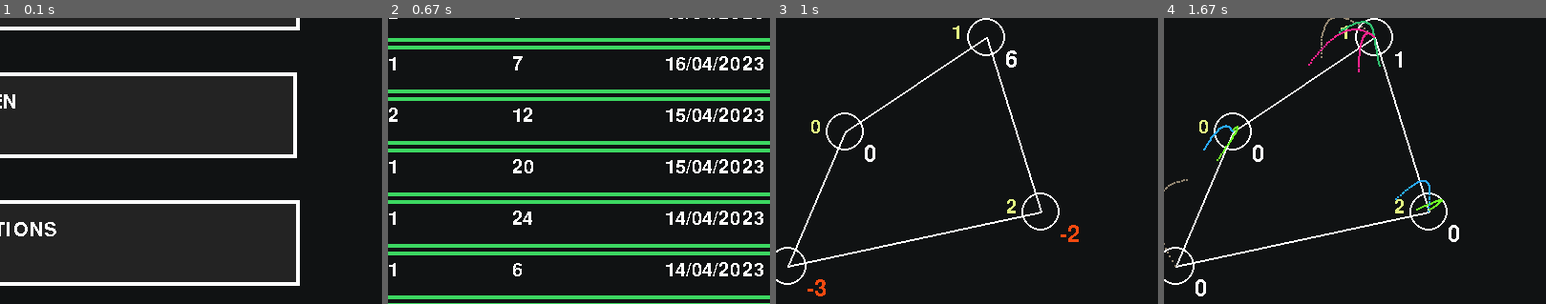
Above: before the commit, frames 1-4 (left to right).
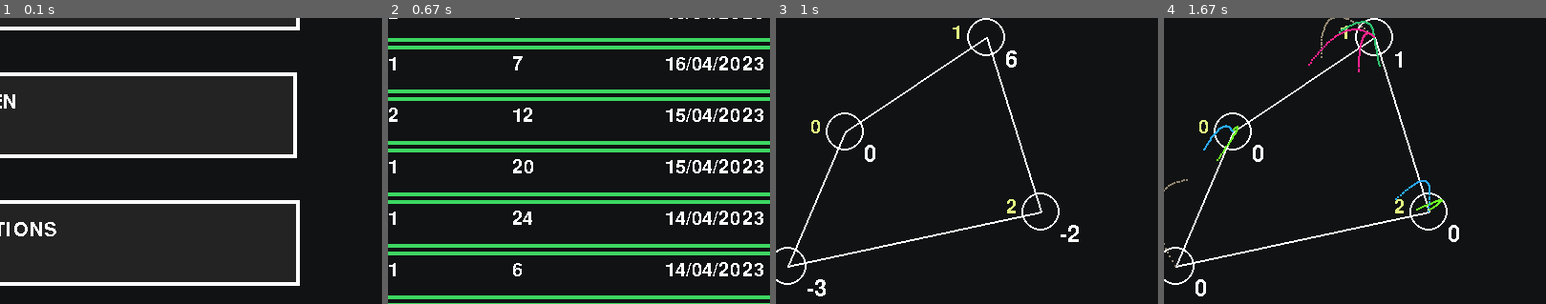
Above: after the commit, the same moments.

Repository: rayannott/dollargame
Game: pygame game, started from main.py
Two runs of this game, one before a commit and one after it. Both use one fixed random seed, a clock stepped at 60 frames per second and the inputs below.
Inputs:
- Up to frame 1 (0.1 s): no input
- Up to frame 2 (0.67 s): click "OPEN" at 0.38 s
- Up to frame 3 (1 s): click "random" at 0.72 s
- Up to frame 4 (1.67 s): click "Best" at 1.05 s; tap Enter at 1.33 s
The pictures show only the part of the screen within x 36-86%, y 22-72%; the shares and areas given below are measured in that part.

Frames 1-2 are identical in both runs. In frame 3, 0.2% of the frame differs, in the area x 8-80%, y 72-98%; in frame 4, nothing differs.

Commit message:
render.blit...() -> blit()

Diff:
--- a/pygame_setup.py
+++ b/pygame_setup.py
@@ -16,6 +16,9 @@
 my_font_bigger = pygame.font.SysFont(FONT_DIR, 36)
 my_font_hover = pygame.font.SysFont(FONT_DIR, 26)
 
+def blit(text, position, color='#FFFFFF', font=my_font):
+    screen.blit(font.render(text, False, color), position)
+
 def create_panels(df):
     panels = []
     for dat in df:
@@ -31,10 +34,9 @@
 
 def display_prev_stats(game_number, best=None):
     dots = '...'
-    screen.blit(my_font.render(
-        f'Game #{game_number if game_number is not None else dots}', False, GREEN), (20, 110))
+    blit(f'Game #{game_number if game_number is not None else dots}', (20, 110), GREEN)
     if not best is None:
-        screen.blit(my_font.render(f'Best = {best}', False, GREEN), (20, 130))
+        blit(f'Best = {best}', (20, 130), GREEN)
 
 
 def display_labels(G, sandbox, num_moves=None, y_shift_genus_bank=False):
@@ -42,29 +44,21 @@
     for n in G.nodes():
         current_value = G.nodes[n]['val']
         pos = G.nodes[n]['pos']
-        screen.blit(my_font_bigger.render(str(current_value), False,
-                    THEME['def'] if current_value >= 0 else RED), (pos[0]+20, pos[1]+12))
+        blit(str(current_value), (pos[0]+20, pos[1]+12), THEME['def'], my_font_bigger)
         if OPTIONS['show_node_ids']:
-            text_node_indices = my_font.render(
-                str(n), False, THEME['indices_text'])
-            screen.blit(text_node_indices, (pos[0]-36, pos[1]-14))
+            blit(str(n), (pos[0]-36, pos[1]-14), THEME['indices_text'])
 
     # display parameters (genus, bank) and indicator
     shift = 90 if y_shift_genus_bank else 0
-    screen.blit(my_font.render(
-        f'GENUS = {G.genus}', False, THEME['def']), (20, 40 + shift))
-    screen.blit(my_font.render(
-        f'BANK = {G.bank}', False, THEME['def']), (20, 60 + shift))
+    blit(f'GENUS = {G.genus}', (20, 40 + shift), THEME['def'])
+    blit(f'BANK = {G.bank}', (20, 60 + shift), THEME['def'])
 
     # sandbox if .. True else game
     if sandbox:
         valid = is_game_valid(G)
-        screen.blit(my_font.render(
-            'valid' if valid else 'invalid', False, GREEN if valid else RED), (20, 80))
-    else:
-        if not y_shift_genus_bank:
-            screen.blit(my_font.render(
-                f'MOVES = {num_moves}', False, THEME['def']), (20, 80 + shift))
+        blit('valid' if valid else 'invalid', (20, 80), GREEN if valid else RED)
+    elif not y_shift_genus_bank:
+        blit(f'MOVES = {num_moves}', (20, 80 + shift), THEME['def'])
 
 
 def display_nodes_edges(G, node_to_highlight):
--- a/windows/game.py
+++ b/windows/game.py
@@ -168,22 +168,15 @@
         anim.draw(screen)
         anim.tick()
 
-        screen.blit(my_font.render(
-            f'[{kb_controls if kb_controls != -1 else (prev_node_index if prev_node_index is not None else "")}]',
-            False, '#FFFFFF'),
-            (10, HEIGHT-24))
+        blit(f'[{kb_controls if kb_controls != -1 else (prev_node_index if prev_node_index is not None else "")}]', (10, HEIGHT-24), '#FFFFFF')
 
         if moves_best is not None and OPTIONS['show_best_possible']:
             btn_best.draw(screen, my_font)
-            screen.blit(my_font.render(
-                f'best possible', False, YELLOW), (20, 157))
-            screen.blit(my_font.render(
-                f'score: {min_num_moves}', False, YELLOW), (20, 175))
-
+            blit(f'best possible', (20, 157), YELLOW)
+            blit(f'score: {min_num_moves}', (20, 175), YELLOW)
             if show_best_moves:
                 for i, hint in enumerate(show_instruction(moves_best)):
-                    screen.blit(default_font.render(f'{hint}', False, YELLOW),
-                                (15 + i//10 * 72, 193 + (i-i//10*10)*18))
+                    blit(f'{hint}', (15 + i//10 * 72, 193 + (i-i//10*10)*18), YELLOW, default_font)
 
         # orange outline (when not solved)
         pygame.draw.rect(screen, THEME['playing_outline'] if not is_victory else THEME['won_outline'], [
--- a/windows/open.py
+++ b/windows/open.py
@@ -112,19 +112,12 @@
         btn_shiftup.draw(screen, my_font)
 
         display_panels(panels9)
-        screen.blit(my_font.render('Game #', False,
-                                   THEME['def']), (15+10, 15))
-        screen.blit(my_font.render('Nodes/Edges', False,
-                                   THEME['def']), (15+130, 15))
-        screen.blit(my_font.render('# of plays', False,
-                                   THEME['def']), (15+270, 15))
-        screen.blit(my_font.render('Least # of moves',
-                                   False, THEME['def']), (15+400, 15))
-        screen.blit(my_font.render('Date created', False,
-                                   THEME['def']), (15+575, 15))
-        screen.blit(my_font.render(
-            f'{kb_controls if kb_controls != -1 else ""}',
-            False, GREEN if existing_game_file else RED), (608, 562))
+        blit('Game #', (15+10, 15), THEME['def'])
+        blit('Nodes/Edges', (15+130, 15), THEME['def'])
+        blit('# of plays', (15+270, 15), THEME['def'])
+        blit('Least # of moves', (15+400, 15), THEME['def'])
+        blit('Date created', (15+575, 15), THEME['def'])
+        blit(f'{kb_controls if kb_controls != -1 else ""}', (608, 562), GREEN if existing_game_file else RED)
 
         pygame.draw.rect(screen, THEME['def'], [10, 10, 780, 530], 4)
 
--- a/windows/options.py
+++ b/windows/options.py
@@ -159,20 +159,13 @@
 
         # some text
         x, y = btn_show_ind.topleft
-        screen.blit(my_font.render(str(OPTIONS['show_node_ids']), False, GREEN if OPTIONS['show_node_ids'] else RED),
-                    (x + btn_show_ind.size[0] + 5, y + 13))
-        screen.blit(my_font.render(str(OPTIONS['show_best_possible']), False, GREEN if OPTIONS['show_best_possible'] else RED),
-                    (x + btn_show_ind.size[0] + 5, y + 60))
-        screen.blit(my_font.render(OPTIONS['sort_by'], False, THEME['def']),
-                    (x + btn_show_ind.size[0] + 5, y + 108))
-        screen.blit(my_font.render(OPTIONS['layout'], False, THEME['def']),
-                    (x + btn_show_ind.size[0] + 5, y + 160))
-        screen.blit(my_font.render(OPTIONS['theme'], False, THEME['def']),
-                    (x + btn_show_ind.size[0] + 5, y + 210))
-        screen.blit(my_font.render(str(OPTIONS['wiggle']), False, GREEN if OPTIONS['wiggle'] else RED),
-                    (x + btn_show_ind.size[0] + 5, y + 260))
-        screen.blit(my_font.render(str(OPTIONS['bezier_animation']), False, GREEN if OPTIONS['bezier_animation'] else RED),
-                    (x + btn_show_ind.size[0] + 5, y + 310))
+        blit(str(OPTIONS['show_node_ids']), (x + btn_show_ind.size[0] + 5, y + 13), GREEN if OPTIONS['show_node_ids'] else RED)
+        blit(str(OPTIONS['show_best_possible']), (x + btn_show_ind.size[0] + 5, y + 60), GREEN if OPTIONS['show_best_possible'] else RED)
+        blit(OPTIONS['sort_by'], (x + btn_show_ind.size[0] + 5, y + 108), THEME['def'])
+        blit(OPTIONS['layout'], (x + btn_show_ind.size[0] + 5, y + 160))
+        blit(OPTIONS['theme'], (x + btn_show_ind.size[0] + 5, y + 210), THEME['def'])
+        blit(str(OPTIONS['wiggle']), (x + btn_show_ind.size[0] + 5, y + 260), GREEN if OPTIONS['wiggle'] else RED)
+        blit(str(OPTIONS['bezier_animation']), (x + btn_show_ind.size[0] + 5, y + 310), GREEN if OPTIONS['bezier_animation'] else RED)
 
         # light yellow outline
         pygame.draw.rect(screen, THEME['options_outline'], [
